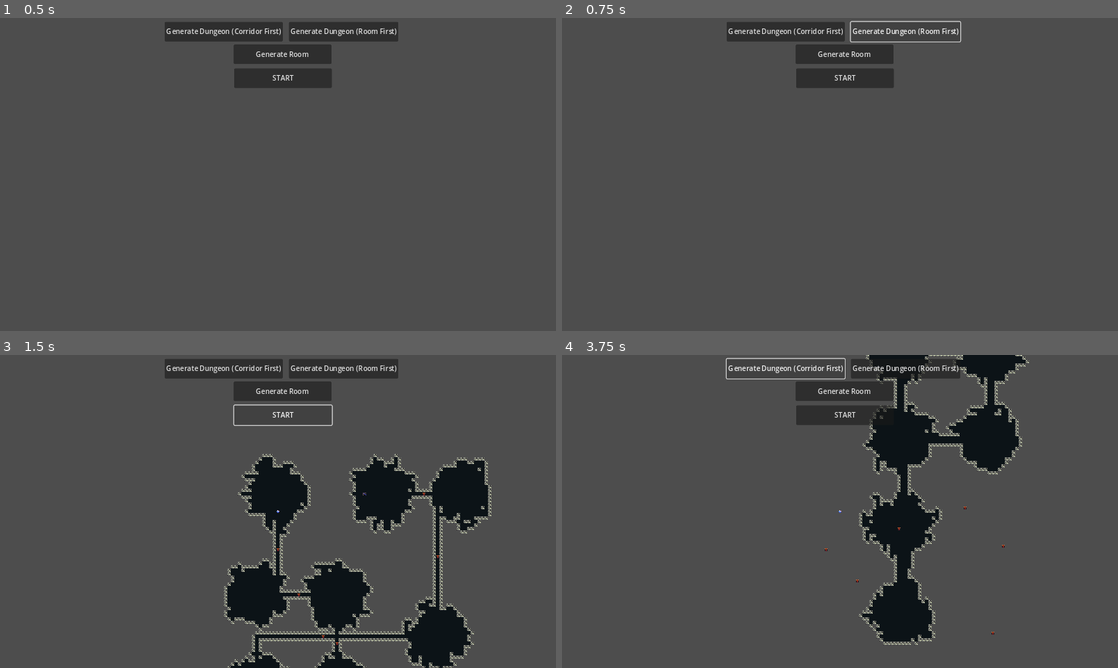
Above: before the commit, frames 1-4 (two rows, left to right).
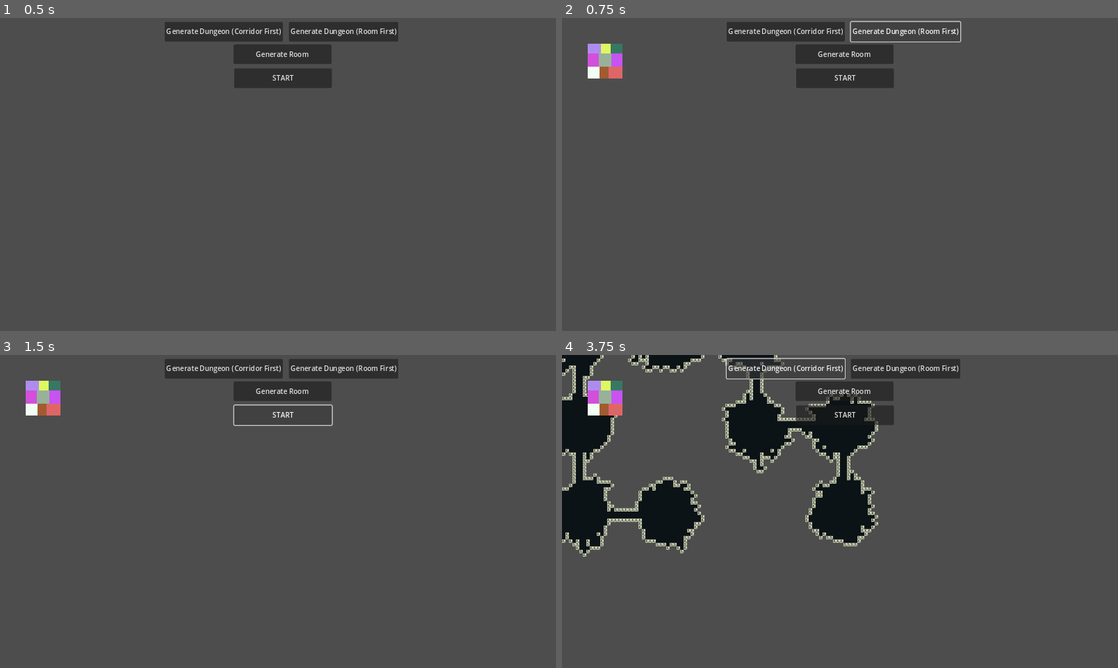
Above: after the commit, the same moments.

Repository: WizardsNStuff/Zealot-of-Wanderlust
Game: Godot game, scene res://Proc Gen/proc_gen.tscn
The game is run twice, just before and just after one commit, with the same random seed, the same clock (stepped at 60 frames per second) and the same inputs. This scene is started directly instead of the project's main scene.
Inputs:
- Up to frame 1 (0.5 s): no input
- Up to frame 2 (0.75 s): click "Generate Dungeon (Room First)" at 0.5 s
- Up to frame 3 (1.5 s): click "START" at 1.25 s
- Up to frame 4 (3.75 s): click "START" at 2 s; click "Generate Room" at 2.75 s; click "Generate Dungeon (Corridor Fi…" at 3.5 s

Frame 1 is identical in both runs. In frame 2, 0.7% of the frame differs, in the area x 4-11%, y 8-20%; in frame 3, 16%; in frame 4, 25%, in the area x 0-84%, y 0-93%.
Error after the commit: Unable to iterate on object of type 'Object'. (res://Proc)

Commit message:
added visualization for rooms generation

Diff:
--- a/zealot-of-wanderlust/Proc Gen/proc_gen.tscn
+++ b/zealot-of-wanderlust/Proc Gen/proc_gen.tscn
@@ -1,9 +1,10 @@
-[gd_scene load_steps=20 format=3 uid="uid://ttowgqc8xgke"]
+[gd_scene load_steps=21 format=3 uid="uid://ttowgqc8xgke"]
 
 [ext_resource type="Script" path="res://Proc Gen/proc_gen_controller.gd" id="1_5ancx"]
 [ext_resource type="Script" path="res://Proc Gen/proc_gen_data.gd" id="2_fqe3b"]
 [ext_resource type="Script" path="res://Proc Gen/proc_gen_view.gd" id="3_2tjgd"]
 [ext_resource type="Texture2D" uid="uid://b36g8amcnnwwo" path="res://Assets/tiles.png" id="4_ay2sl"]
+[ext_resource type="Script" path="res://Proc Gen/room_test.gd" id="4_k33gb"]
 [ext_resource type="Script" path="res://Proc Gen/floor_tilemap_layer.gd" id="5_r24de"]
 [ext_resource type="Script" path="res://Proc Gen/wall_tilemap_layer.gd" id="6_h0tht"]
 [ext_resource type="Script" path="res://Proc Gen/staircase_tilemap_layer.gd" id="7_w8t8j"]
@@ -108,7 +109,7 @@
 [sub_resource type="RectangleShape2D" id="RectangleShape2D_7hbav"]
 size = Vector2(13, 27)
 
-[node name="ProcGen" type="Node" node_paths=PackedStringArray("proc_gen_data", "floor_tilemap_layer", "wall_tilemap_layer", "staircase_tilemap_layer", "door_tilemap_layer", "player")]
+[node name="ProcGen" type="Node" node_paths=PackedStringArray("proc_gen_data", "floor_tilemap_layer", "wall_tilemap_layer", "staircase_tilemap_layer", "door_tilemap_layer", "player", "room_draw_testing_script")]
 script = ExtResource("1_5ancx")
 proc_gen_data = NodePath("ProcGenData")
 floor_tilemap_layer = NodePath("Floor")
@@ -116,6 +117,7 @@
 staircase_tilemap_layer = NodePath("Staircase")
 door_tilemap_layer = NodePath("Door")
 player = NodePath("Player")
+room_draw_testing_script = NodePath("ProcGenView/RoomTest")
 
 [node name="ProcGenData" type="Node" parent="."]
 script = ExtResource("2_fqe3b")
@@ -168,6 +170,9 @@
 offset_bottom = 161.0
 text = "START"
 
+[node name="RoomTest" type="Node2D" parent="ProcGenView"]
+script = ExtResource("4_k33gb")
+
 [node name="Floor" type="TileMapLayer" parent="."]
 tile_set = SubResource("TileSet_en0rj")
 script = ExtResource("5_r24de")
--- a/zealot-of-wanderlust/Proc Gen/proc_gen_controller.gd
+++ b/zealot-of-wanderlust/Proc Gen/proc_gen_controller.gd
@@ -1001,32 +1001,12 @@
 
 
 
-func bsp_new(space_to_split : Rect2, min_room_width: int, min_room_height: int):
-	var rooms_list : Array[RoomNode] = []
-
+func bsp_new(space_to_split : Rect2, min_room_width: int, min_room_height: int) -> RoomNode:
 	var root = RoomNode.new(space_to_split)
 
-	split(root, rooms_list, min_room_width, min_room_height)
-
-	print(rooms_list, "\n")
-
-	var leaves = []
-	collect_leaf_nodes_level_order(root, leaves)
-
-	return leaves
-
-	#level_order_traversal(root)
-
-	#var result = levelOrder(root)
-
-	#for level in result:
-		#for node in level:
-			#print(node, " ", node.is_leaf)
-		#print()
-
-	#print(rooms_list)
-	#for node in rooms_list:
-		#print(node.room, " left ", node.left, " right ", node.right)
+	split(root, min_room_width, min_room_height)
+
+	return root
 
 func collect_leaf_nodes_level_order(root, leaves):
 	if root == null:
@@ -1104,7 +1084,7 @@
 		result.append(levelNodes)
 	return result
 
-func split(node, rooms_list, min_room_width, min_room_height):
+func split(node, min_room_width, min_room_height):
 	var px : int = node.room.position.x
 	var py : int = node.room.position.y
 	var sx : int = node.room.size.x
@@ -1118,7 +1098,6 @@
 
 	if (sx < min_room_width) && (sy < min_room_height):
 		node.is_leaf = true
-		rooms_list.append(node)
 		return
 
 	var random_split : float = randf() >= 0.5
@@ -1146,7 +1125,6 @@
 		room_2_rect = Rect2(Vector2i(px + split, py), Vector2i(sx - split, sy))
 
 	else:
-		rooms_list.append(node)
 		node.is_leaf = true
 		return
 
@@ -1155,8 +1133,8 @@
 	if (node.right == null):
 		node.right = RoomNode.new(room_2_rect)
 
-	split(node.left, rooms_list, min_room_width, min_room_height)
-	split(node.right, rooms_list, min_room_width, min_room_height)
+	split(node.left, min_room_width, min_room_height)
+	split(node.right, min_room_width, min_room_height)
 
 class RoomNode:
 	var left : RoomNode = null
@@ -1172,9 +1150,21 @@
 	var prev_room : RoomNode = null
 	var is_entrance : bool = false
 	var has_exit : bool = false
+	const trim_amount = 1
 
 	func _init(room : Rect2):
 		self.room = room
+
+	func trim():
+		room.position.x += trim_amount
+		room.position.y += trim_amount
+		room.size.x -= 2 * trim_amount
+		room.size.y -= 2 * trim_amount
+
+		if left != null:
+			left.trim()
+		if right != null:
+			right.trim()
 
 
 func room_first_gen():
@@ -1189,14 +1179,30 @@
 	# the entire dungeon it is center aligned
 	var room_start_position : Vector2i = Vector2i(-proc_gen_data.dungeon_width / 2, -proc_gen_data.dungeon_height / 2)
 
-	var room_nodes = bsp_new(
+	var root = bsp_new(
 		Rect2(Vector2i(room_start_position.x, room_start_position.y), Vector2i(proc_gen_data.dungeon_width, proc_gen_data.dungeon_height)),
 		proc_gen_data.min_room_width,
 		proc_gen_data.min_room_height
 		)
 
-	for room in room_nodes:
-		print(room)
+	var leaves = []
+	collect_leaf_nodes_level_order(root, leaves)
+
+	var rooms = []
+	for leaf in leaves:
+		rooms.append(Rect2(Vector2i(leaf.room.position.x + 100, leaf.room.position.y + 100), leaf.room.size))
+
+	room_draw_testing_script.set_room_list(rooms)
+
+	root.trim()
+
+	leaves = []
+	collect_leaf_nodes_level_order(root, leaves)
+	rooms = []
+	for leaf in leaves:
+		rooms.append(Rect2(Vector2i(leaf.room.position.x + 100, leaf.room.position.y + 100), leaf.room.size))
+
+	#room_draw_testing_script.set_room_list(rooms)
 
 	#var roooooms : Array[AABB] = []
 	#for node in new_rooms_list:
@@ -1284,4 +1290,4 @@
 					##paint_single_tile(door_tilemap_layer, door_tilemap_layer.atlas_id, door_position, door_tilemap_layer.door_tile_atlas_position)
 					##break
 
-	#return rooms_dict_array
+@export var room_draw_testing_script : RoomDrawTesting
--- /dev/null
+++ b/zealot-of-wanderlust/Proc Gen/room_test.gd
@@ -0,0 +1,24 @@
+extends Node2D
+class_name RoomDrawTesting
+
+var room_list
+var canDraw
+
+func set_room_list(list):
+	room_list = list
+	canDraw = true
+	queue_redraw()
+
+# Called when the node enters the scene tree for the first time.
+func _ready() -> void:
+	pass # Replace with function body.
+
+
+# Called every frame. 'delta' is the elapsed time since the previous frame.
+func _process(delta: float) -> void:
+	pass
+
+func _draw() -> void:
+	if (canDraw):
+		for room in room_list:
+			draw_rect(room, Color(randf(), randf(), randf()))
